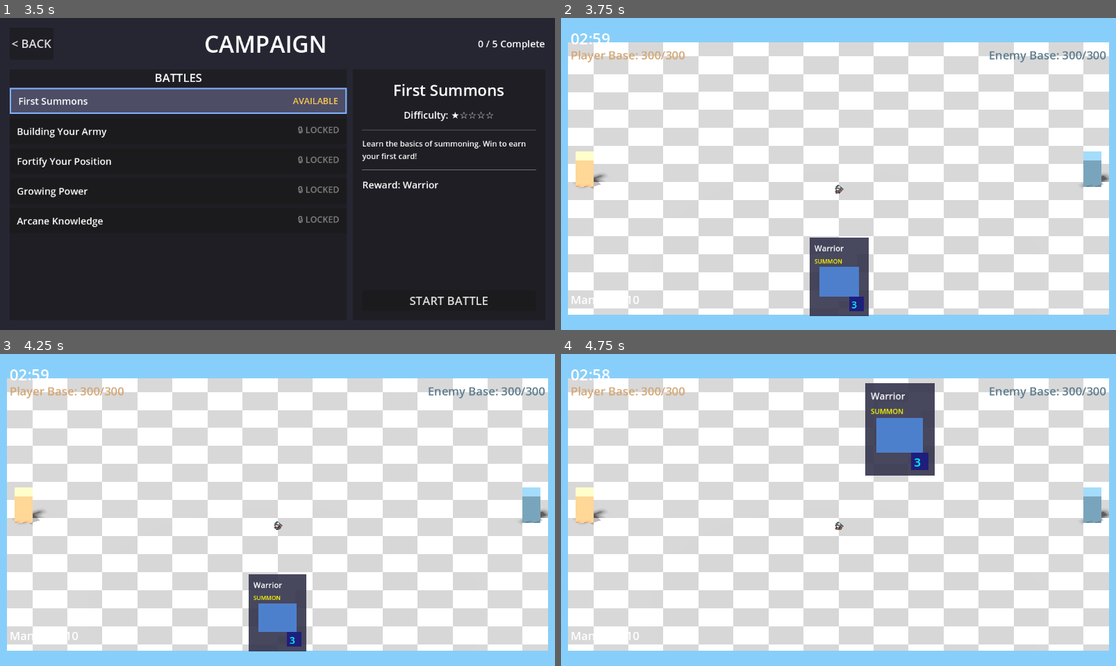
Above: before the commit, frames 1-4 (two rows, left to right).
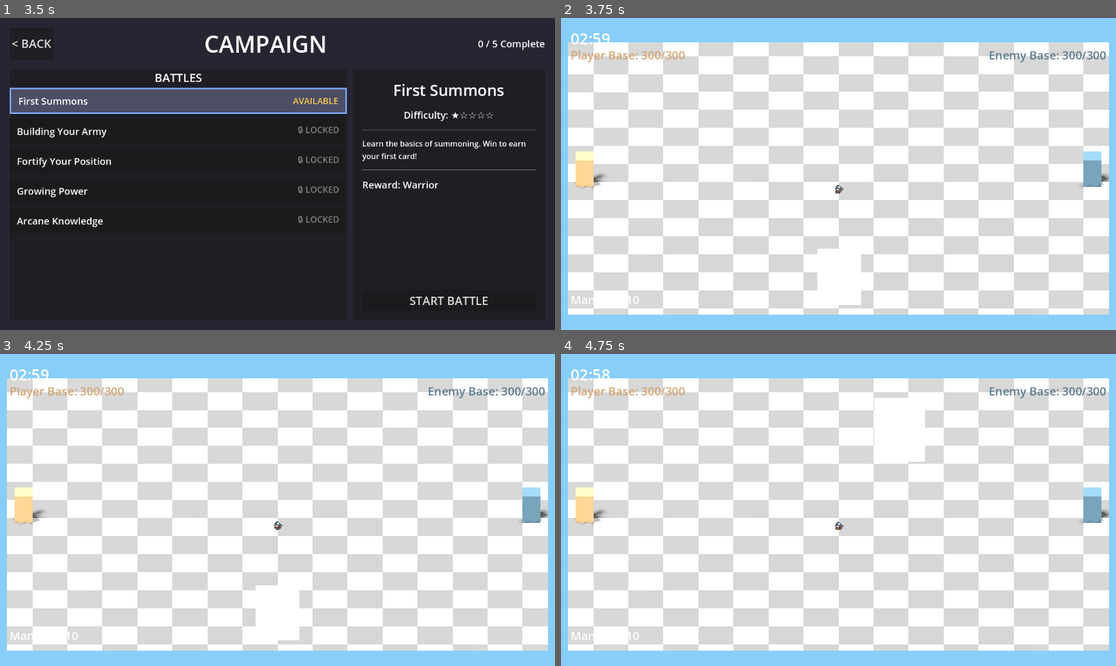
Above: after the commit, the same moments.

Repository: amari-charles/project-summoner
Game: Godot game, scene res://scenes/ui/main_menu.tscn
The game is run twice, just before and just after one commit, with the same random seed, the same clock (stepped at 60 frames per second) and the same inputs.
Inputs (mouse positions are in pixels of both pictures, inside the frame that each line leads up to):
- Up to frame 1 (3.5 s): click "PLAY" at 0.5 s; click "SELECT" at 1.25 s; click "CHOOSE WARRIOR" at 2 s; click (177, 99) at 2.75 s
- Up to frame 2 (3.75 s): click "START BATTLE" at 3.5 s
- Up to frame 3 (4.25 s): no input
- Up to frame 4 (4.75 s): tap Enter at 4.25 s; drag from (838, 612) to (894, 441) at 4.27 s

Frame 1 is identical in both runs. In frame 2, 2.7% of the frame differs, in the area x 44-56%, y 70-96%; in frame 3, 2.6%; in frame 4, 3.7%, in the area x 54-68%, y 9-39%.

Commit message:
Properly implement CanvasGroup for unified 3D card shader
RESEARCH FINDINGS:
- CanvasGroup renders all children to a single texture
- Shader is then applied to that unified texture
- This is the correct approach for applying shaders to multiple nodes

KNOWN ISSUE:
- Godot 4 has a bug where CanvasGroup with ShaderMaterial can
  render white rectangle instead of texture
- Issue happens with default renderer, not gl_compatibility
- This might affect our implementation

STRUCTURE:
```
CardDisplay (container)
  └─ CardVisuals (CanvasGroup) ← Shader applied here
      └─ CardSurface (ColorRect - border)
          ├─ Background (ColorRect - inner card)
          ├─ Labels
          └─ Icons
```

CHANGES:
- Wrapped all visuals in CanvasGroup named "CardVisuals"
- Apply 3D shader to CanvasGroup.material
- Updated all node paths to include "CardVisuals/" prefix
- CardSurface and all content are children of CanvasGroup

EXPECTED BEHAVIOR:
- CanvasGroup composites all children into one rendering
- 3D shader transforms the entire composite
- Border, background, and content should all tilt together

If white rectangle appears, may need to switch rendering method
or find alternative shader approach.

🤖 Generated with [Claude Code](https://claude.com/claude-code)

Co-Authored-By: Claude <noreply@anthropic.com>

Diff:
--- a/scripts/ui/hand_ui.gd
+++ b/scripts/ui/hand_ui.gd
@@ -23,7 +23,7 @@
 
 	# 3D rotation shader
 	var shader_material: ShaderMaterial
-	var card_surface: ColorRect  # The main visual surface with shader applied
+	var canvas_group: CanvasGroup  # Wraps all visuals and has shader applied
 
 	# Velocity tracking for rotation
 	var previous_position: Vector2
@@ -58,12 +58,12 @@
 		mouse_entered.connect(_on_mouse_entered)
 		mouse_exited.connect(_on_mouse_exited)
 
-		# Wait for card surface to be added
+		# Wait for canvas group to be added
 		await get_tree().process_frame
 
-		# Setup 3D shader on card surface
-		card_surface = get_node_or_null("CardSurface") as ColorRect
-		if card_surface:
+		# Setup 3D shader on canvas group
+		canvas_group = get_node_or_null("CardVisuals") as CanvasGroup
+		if canvas_group:
 			_setup_3d_shader()
 
 	func _process(delta: float) -> void:
@@ -95,9 +95,9 @@
 		if is_hovered and shader_material:
 			_update_3d_rotation()
 
-	## Setup 3D perspective shader on card surface
+	## Setup 3D perspective shader on canvas group
 	func _setup_3d_shader() -> void:
-		if not card_surface:
+		if not canvas_group:
 			return
 
 		# Load shader
@@ -118,8 +118,8 @@
 		shader_material.set_shader_parameter("cull_backface", true)
 		shader_material.set_shader_parameter("use_front", true)
 
-		# Apply shader to card surface
-		card_surface.material = shader_material
+		# Apply shader to canvas group (renders all children to texture, then applies shader)
+		canvas_group.material = shader_material
 
 	## Update 3D rotation based on mouse position relative to card
 	func _update_3d_rotation() -> void:
@@ -240,7 +240,7 @@
 		was_recently_hovered = true
 
 		# Stop any pulse glow on the card surface (border)
-		var surface = get_node_or_null("CardSurface") as ColorRect
+		var surface = get_node_or_null("CardVisuals/CardSurface") as ColorRect
 		if surface and surface.has_meta("pulse_tween"):
 			var pulse_tween = surface.get_meta("pulse_tween") as Tween
 			if pulse_tween and pulse_tween.is_valid():
@@ -312,7 +312,7 @@
 		hover_tween.finished.connect(func(): z_index = 0)
 
 		# Remove hover glow - set to static non-pulsing color
-		var surface = get_node_or_null("CardSurface") as ColorRect
+		var surface = get_node_or_null("CardVisuals/CardSurface") as ColorRect
 		if surface:
 			var glow_tween = create_tween()
 			glow_tween.set_trans(Tween.TRANS_SINE)
@@ -322,7 +322,7 @@
 
 	## Update glow effect based on hover state and playability
 	func _update_hover_glow(active: bool) -> void:
-		var surface = get_node_or_null("CardSurface") as ColorRect
+		var surface = get_node_or_null("CardVisuals/CardSurface") as ColorRect
 		if not surface:
 			return
 
@@ -411,18 +411,21 @@
 	container.card_index = index
 	container.hand_ui = self
 
-	# Card surface (includes border) - will have 3D shader applied
-	# This is the full card including border area
+	# CanvasGroup - renders all children as one texture, then applies shader
+	var visuals = CanvasGroup.new()
+	visuals.name = "CardVisuals"
+	container.add_child(visuals)
+
+	# Card border/surface (full card size including border)
 	var surface = ColorRect.new()
 	surface.name = "CardSurface"
 	surface.size = Vector2(CARD_WIDTH + 4, CARD_HEIGHT + 4)
 	surface.position = Vector2(-2, -2)
 	surface.color = Color.GRAY  # Border color
 	surface.mouse_filter = Control.MOUSE_FILTER_IGNORE
-	container.add_child(surface)
-
-	# Card background (inner area)
-	# This sits on top of the surface to create the border effect
+	visuals.add_child(surface)
+
+	# Card background (inner area, child of surface to layer on top)
 	var bg = ColorRect.new()
 	bg.name = "Background"
 	bg.size = Vector2(CARD_WIDTH, CARD_HEIGHT)
@@ -518,8 +521,8 @@
 		if not display:
 			continue
 
-		var surface = display.get_node_or_null("CardSurface") as ColorRect
-		var bg = display.get_node_or_null("CardSurface/Background") as ColorRect
+		var surface = display.get_node_or_null("CardVisuals/CardSurface") as ColorRect
+		var bg = display.get_node_or_null("CardVisuals/CardSurface/Background") as ColorRect
 
 		# Check affordability
 		var can_afford = summoner.mana >= card.mana_cost
